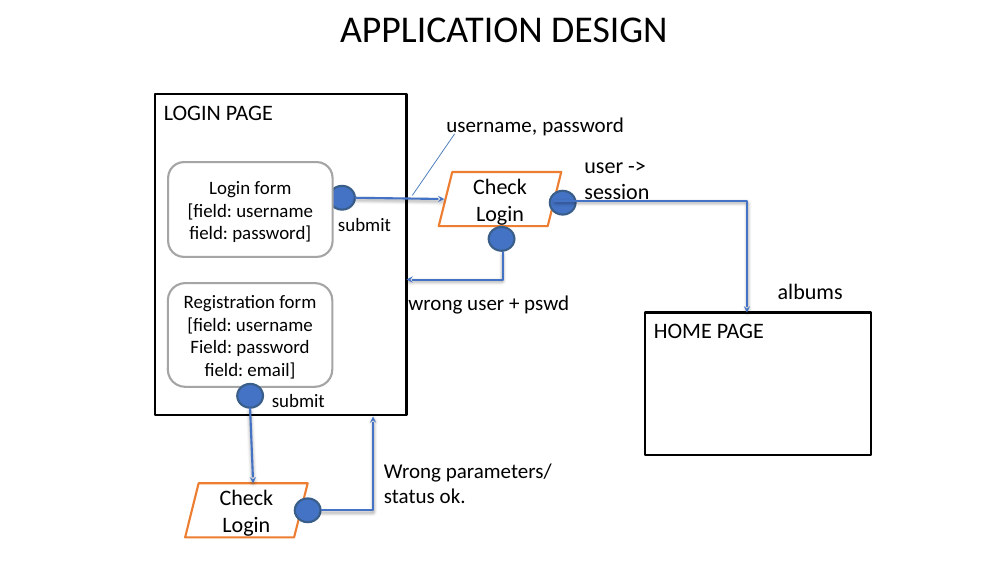
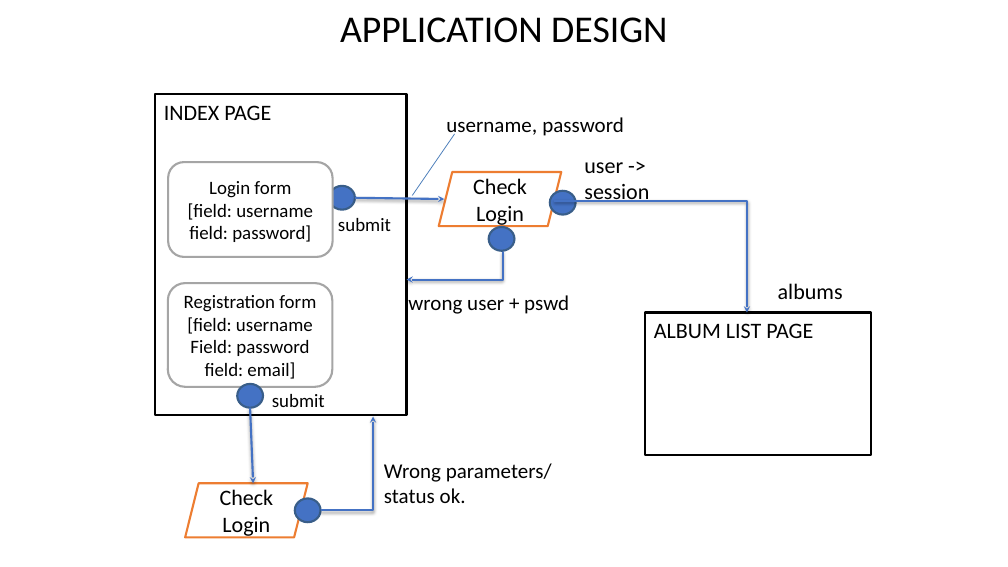
Before and after one commit to Giulsmoon/TecnologiePerIlWeb_Project1, a slide deck: slide 3 of Presentazioni Powerpoint/Progetto1_versione_PURE_HTML.pptx (slide 2 before the commit). Drawn at 1008x567 pixels with LibreOffice and Linux fonts; fonts in the diff are those of the drawing. Boxes give left, top, right and bottom in pixels: in the first picture for what was removed or moved away, otherwise in the second. Text is boxed around its words. In the diff, an @@ line names an element or a change of style, - is before the commit and + after.

```diff
--- a/Presentazioni Powerpoint/Progetto1_versione_PURE_HTML.pptx
+++ b/Presentazioni Powerpoint/Progetto1_versione_PURE_HTML.pptx
@@ text in rectangle at (164, 105, 271, 120): text changed @@
-LOGIN PAGE
+INDEX PAGE
@@ text in rectangle at (654, 323, 813, 338): text changed @@
-HOME PAGE
+ALBUM LIST PAGE
```
Also in this commit, not shown: 1 other slide changed, 12 slides added, 3 other files.
